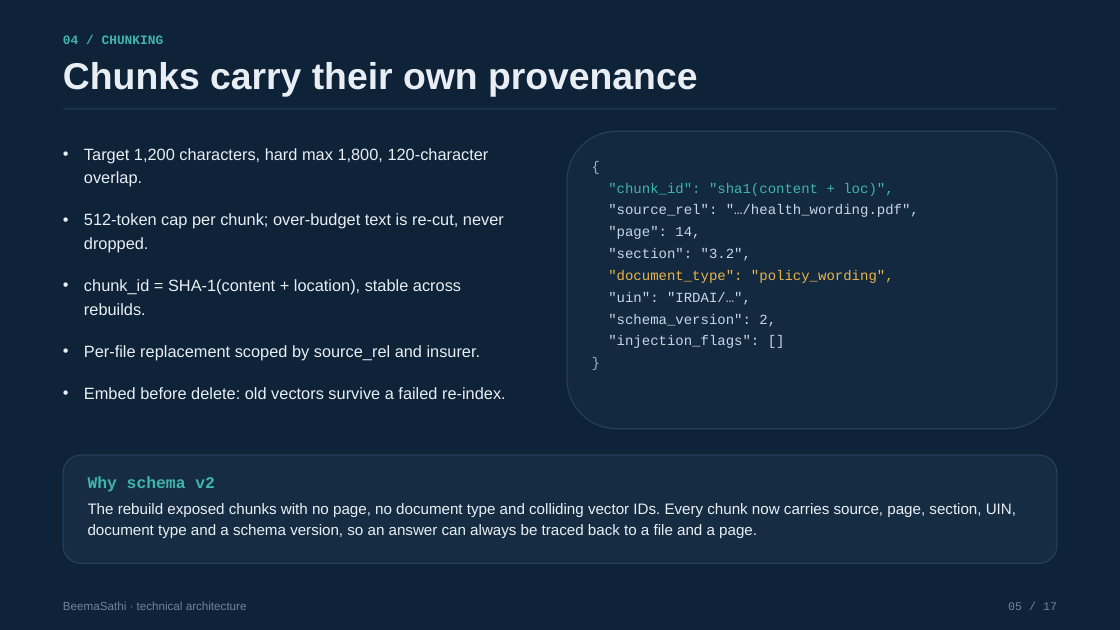
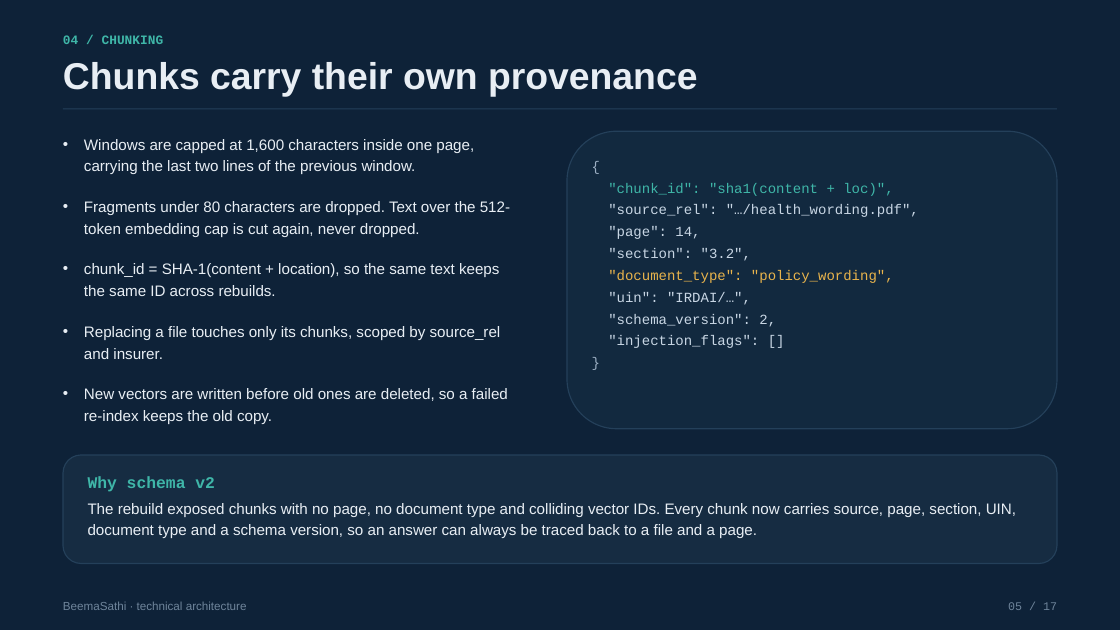
Before and after one commit to satishify/beemasathi, a slide deck: slide 5 of demo/BeemaSathi_Technical_Deck.pptx. Drawn at 1120x630 pixels with LibreOffice and Linux fonts; fonts in the diff are those of the drawing. Boxes give left, top, right and bottom in pixels: in the first picture for what was removed or moved away, otherwise in the second. Text is boxed around its words. In the diff, an @@ line names an element or a change of style, - is before the commit and + after.

Commit message:
Adopt the new brand across the app and refresh both deliverables
Add the shield logo and theme, sentence-case the interface, and recapture
the deck and demo video so they match the current UI.

```diff
--- a/demo/BeemaSathi_Technical_Deck.pptx
+++ b/demo/BeemaSathi_Technical_Deck.pptx
@@ text at (84, 139, 510, 424): text changed; size 14 to 13 pt @@
-• Target 1,200 characters, hard max 1,800, 120-character overlap.
-• 512-token cap per chunk; over-budget text is re-cut, never dropped.
-• chunk_id = SHA-1(content + location), stable across rebuilds.
-• Per-file replacement scoped by source_rel and insurer.
-• Embed before delete: old vectors survive a failed re-index.
+• Windows are capped at 1,600 characters inside one page, carrying the last two lines of the previous window.
+• Fragments under 80 characters are dropped. Text over the 512-token embedding cap is cut again, never dropped.
+• chunk_id = SHA-1(content + location), so the same text keeps the same ID across rebuilds.
+• Replacing a file touches only its chunks, scoped by source_rel and insurer.
+• New vectors are written before old ones are deleted, so a failed re-index keeps the old copy.
```
Also in this commit, not shown: 16 other slides changed, 8 other files.
